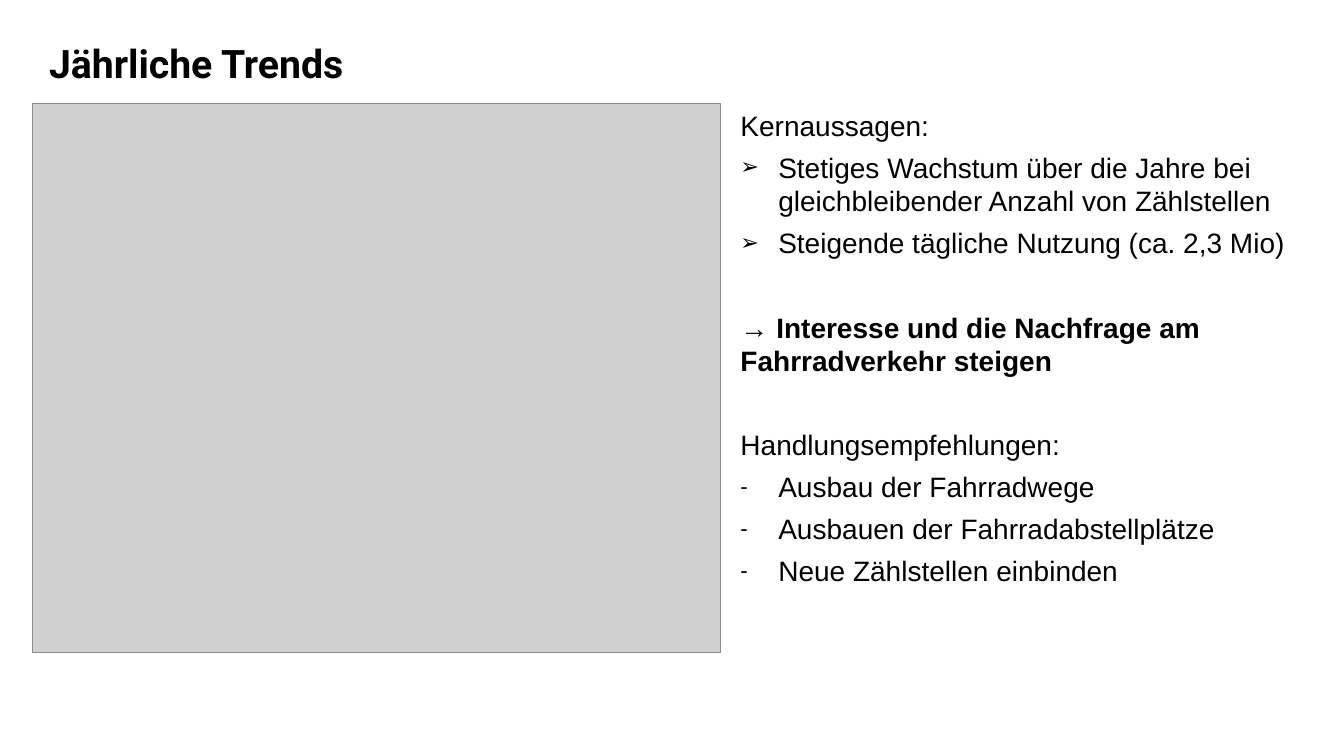
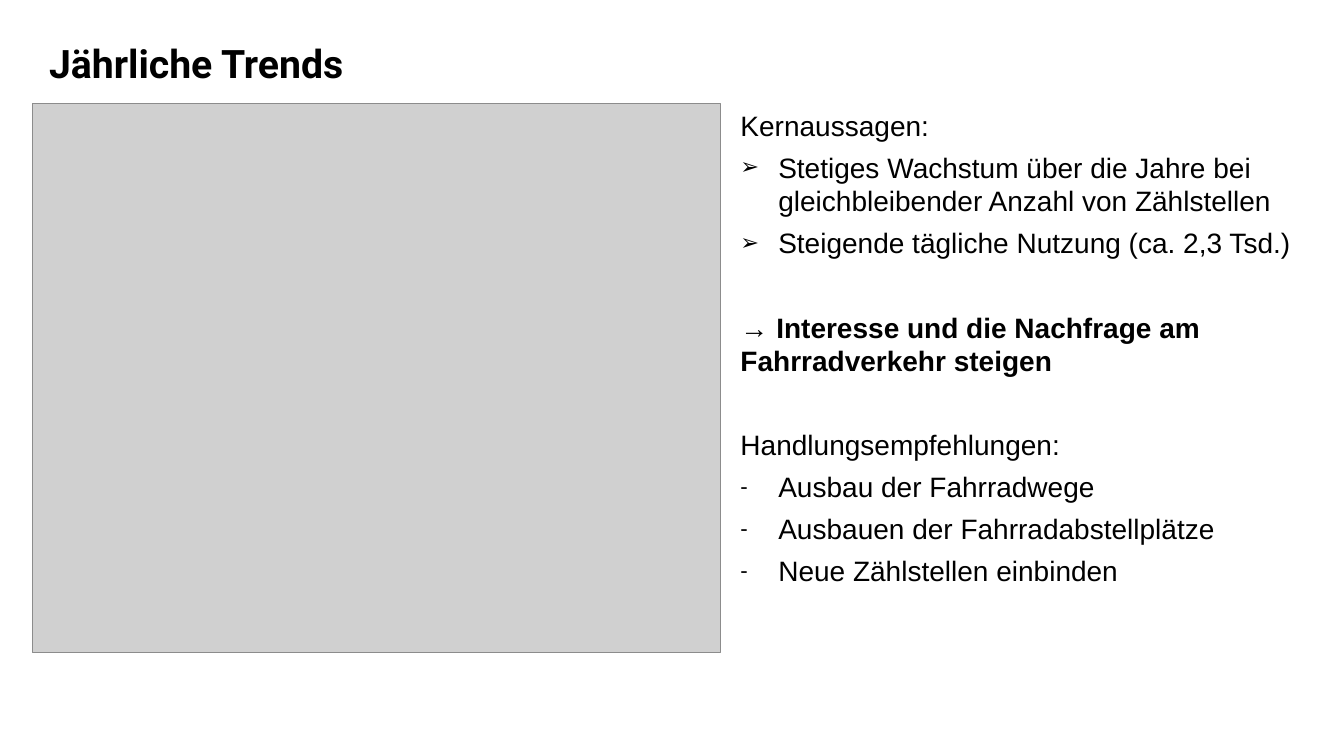
Before and after one commit to floriankulig/data-science-vl, a slide deck: slide 2 of praesentation/auswertung_muenchen_praesentation.pptx. Drawn at 1344x756 pixels with LibreOffice and Linux fonts; fonts in the diff are those of the drawing; grey boxes stand for pictures. Boxes give left, top, right and bottom in pixels: in the first picture for what was removed or moved away, otherwise in the second. Text is boxed around its words. In the diff, an @@ line names an element or a change of style, - is before the commit and + after.

```diff
--- a/praesentation/auswertung_muenchen_praesentation.pptx
+++ b/praesentation/auswertung_muenchen_praesentation.pptx
@@ text at (778,232,1290,259): text changed @@
-➢ Steigende tägliche Nutzung (ca. 2,3 Mio)
+➢ Steigende tägliche Nutzung (ca. 2,3 Tsd.)
```
Also in this commit, not shown: 1 other slide changed.
